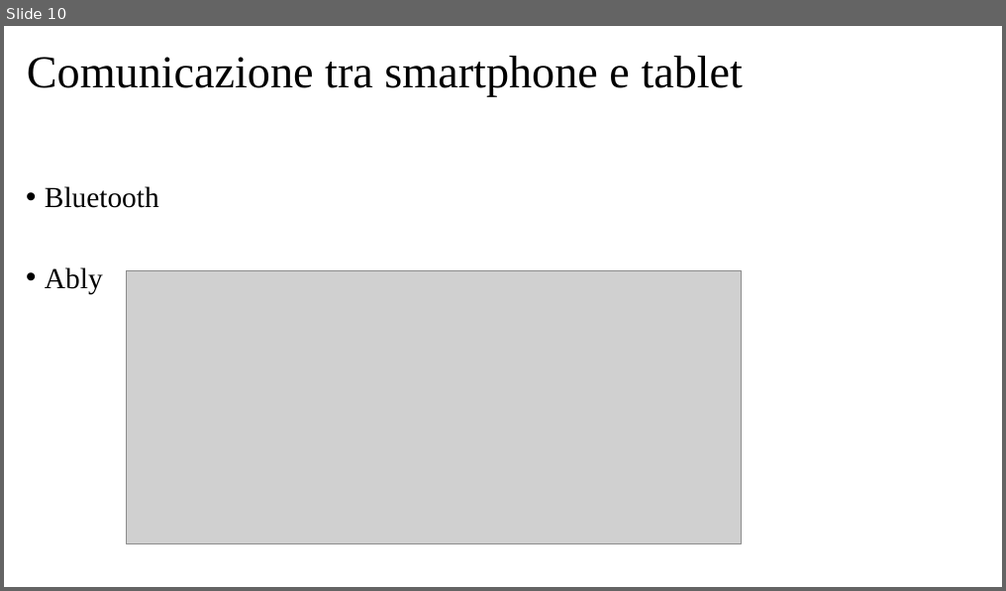
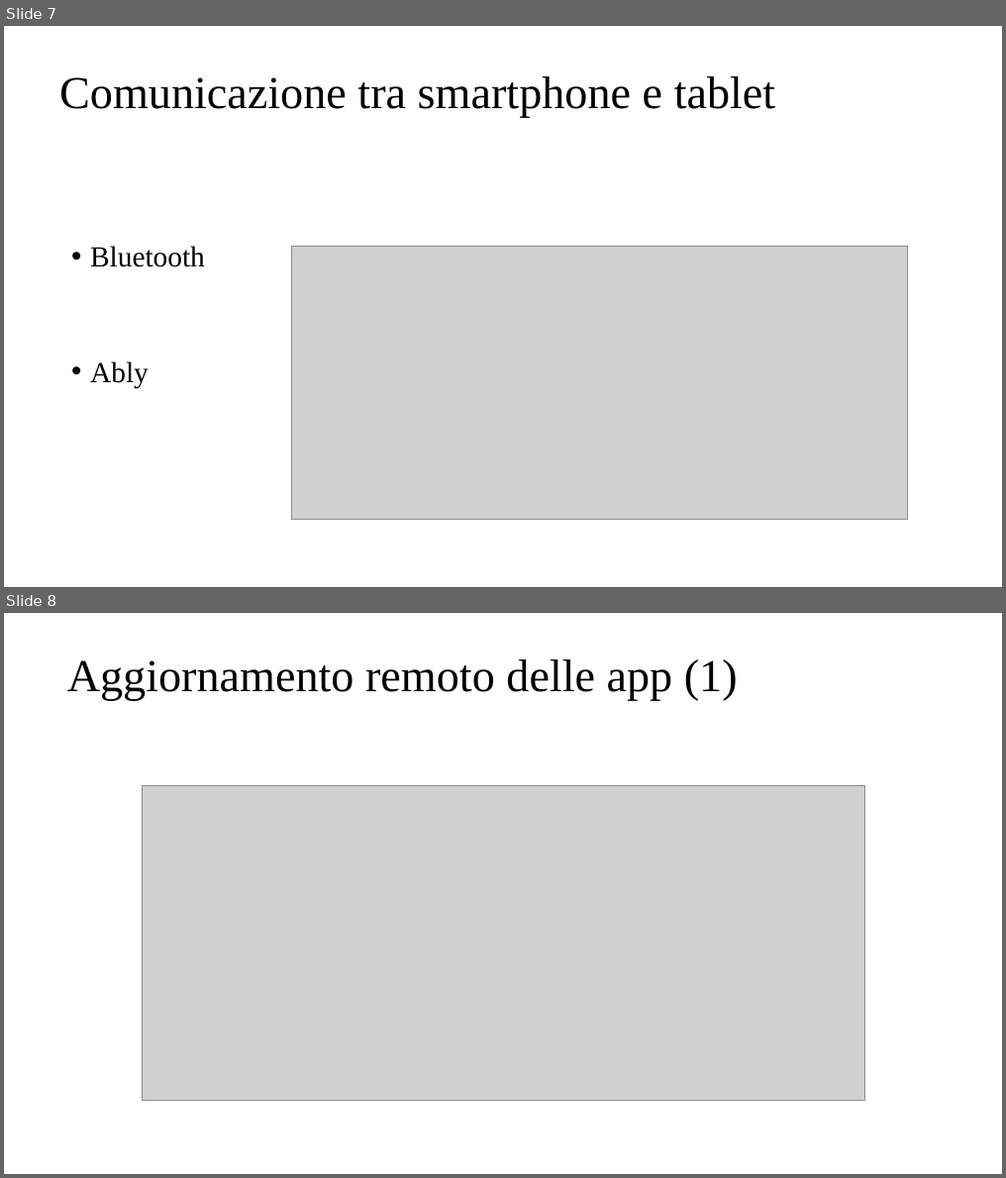
Before and after one commit to davidecolussi/Tesi, a slide deck: presentazione/Colussi_Davide_Presentazione.pptx. Shown one above the other, each under a label of ours: slide 10 before the commit, slides 7 and 8 after it. The pictures are 1006x591 and 1006x1178 pixels, drawn with LibreOffice and Linux fonts; fonts in the diff are those of the drawing; grey boxes stand for pictures. Boxes give left, top, right and bottom in pixels: in the first picture for what was removed or moved away, otherwise in the second. Text is boxed around its words. In the diff, an @@ line names an element or a change of style, - is before the commit and + after.

```diff
--- a/presentazione/Colussi_Davide_Presentazione.pptx
+++ b/presentazione/Colussi_Davide_Presentazione.pptx
@@ slide 8 added at <box>4,613,1002,1174</box>, background #FFFFFF @@
@@ title added at <box>67,660,738,701</box>, 44 pt, text #000000 @@
+Aggiornamento remoto delle app (1)
@@ picture added at <box>142,785,865,1101</box> @@
@@ what was slide 10 is now slide 7 @@
@@ slide 7 changed as well @@
@@ title "Comunicazione tra smartphone e tablet": place and size @@
-title "Comunicazione tra smartphone e tablet" at <box>27,56,743,97</box>
+title "Comunicazione tra smartphone e tablet" at <box>59,76,775,118</box>
@@ text "Bluetooth": place and size @@
-text "Bluetooth" at <box>45,186,159,294</box>
+text "Bluetooth" at <box>90,246,205,388</box>
@@ text "Bluetooth" at <box>90,246,205,388</box>: line spacing 2 to 3 @@
@@ picture: place and size @@
-picture at <box>126,271,742,544</box>
+picture at <box>292,246,908,519</box>
```
Also in this commit, not shown: 5 other slides changed, 3 other slides added, 5 slides removed.
